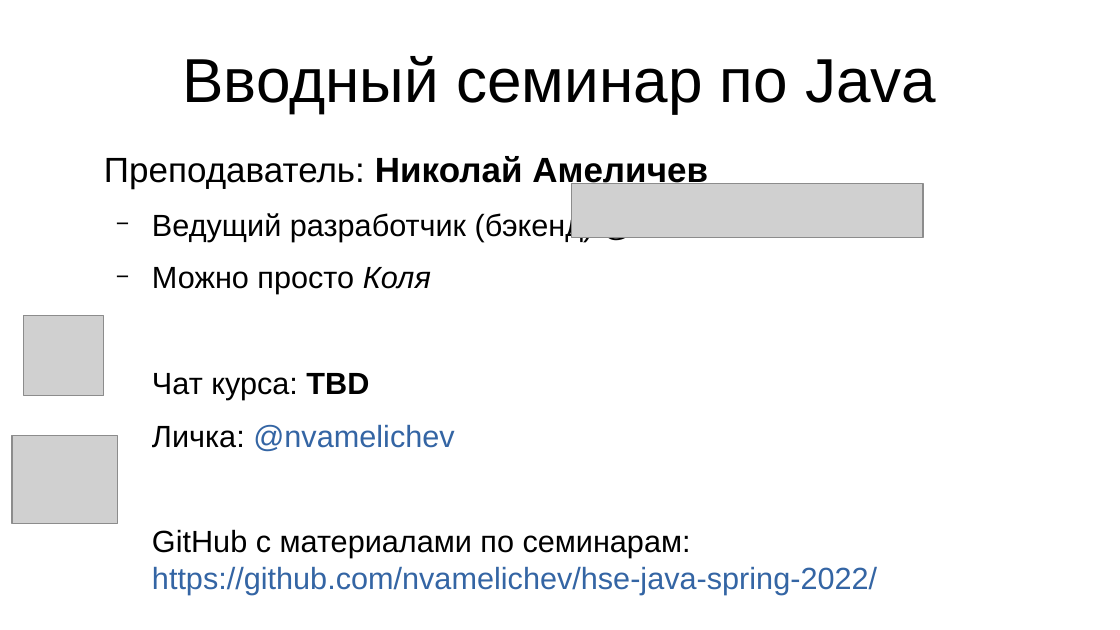
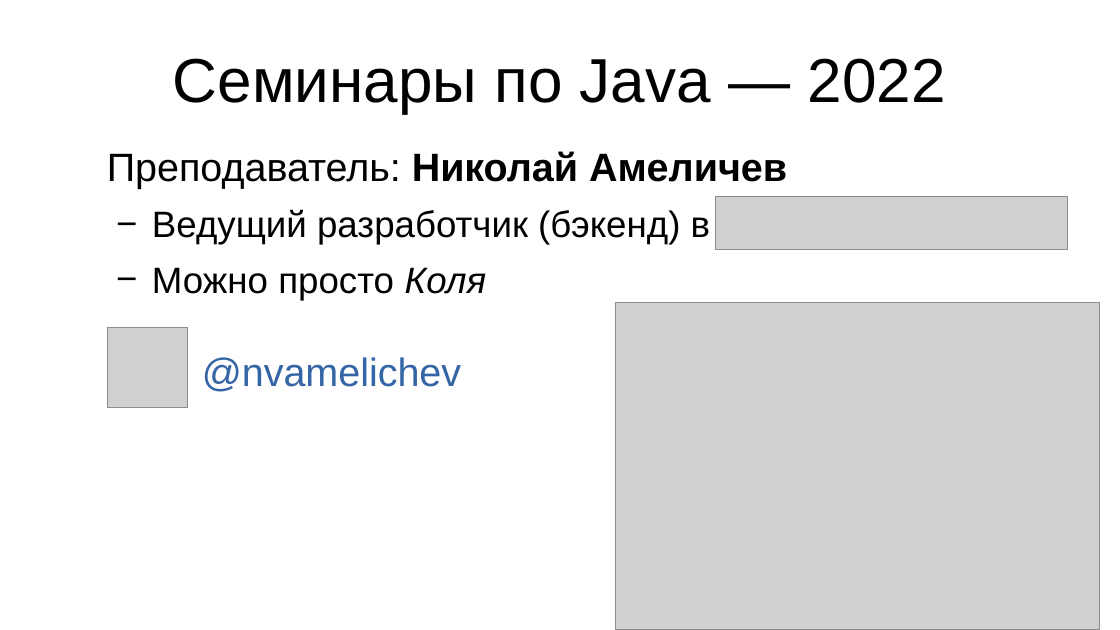
Before and after one commit to nvamelichev/hse-java-spring-2022, a slide deck: slide 1 of intro.odp. Drawn at 1120x630 pixels with LibreOffice and Linux fonts; fonts in the diff are those of the drawing; grey boxes stand for pictures. Boxes give left, top, right and bottom in pixels: in the first picture for what was removed or moved away, otherwise in the second. Text is boxed around its words. In the diff, an @@ line names an element or a change of style, - is before the commit and + after.

```diff
--- a/intro.odp
+++ b/intro.odp
@@ text at (x1=173, y1=58, x2=945, y2=113): text changed @@
-Вводный семинар по Java
+Cеминары по Java — 2022
@@ text removed at (x1=104, y1=156, x2=877, y2=595) @@
-Преподаватель: Николай Амеличев
-  − Ведущий разработчик (бэкенд) @
-  − Можно просто Коля
-  Чат курса: TBD
-  Личка: @nvamelichev
-  GitHub с материалами по семинарам:
-  https://github.com/nvamelichev/hse-java-spring-2022/
@@ text added at (x1=107, y1=151, x2=787, y2=300), 26 pt, text #000000 @@
+Преподаватель: Николай Амеличев
+  − Ведущий разработчик (бэкенд) в
+  − Можно просто Коля
@@ picture moved from (x1=571, y1=184, x2=923, y2=237) to (x1=717, y1=196, x2=1068, y2=249) @@
@@ picture moved from (x1=24, y1=316, x2=105, y2=396) to (x1=108, y1=328, x2=188, y2=409) @@
@@ picture resized from (x1=12, y1=436, x2=118, y2=523) to (x1=616, y1=303, x2=1100, y2=630) @@
@@ text added at (x1=202, y1=357, x2=461, y2=392), 28 pt, text #3465A4 @@
+@nvamelichev
```
Also in this commit, not shown: 3 other slides changed, 6 slides added, 2 slides removed, 1 other file.
